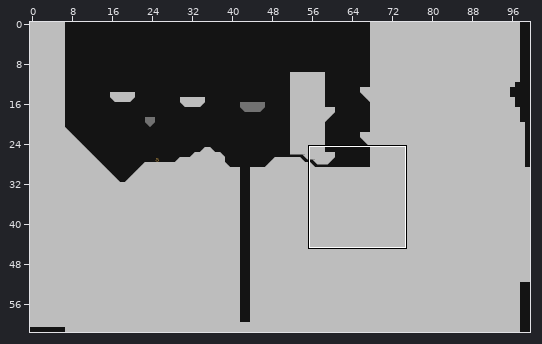
Two versions of a level (Tiled map, ld35-allturdbeast/data/testmap.tmx). Above: a wide view before the commit, with the close-up outlined.
Close-up. Before the commit:
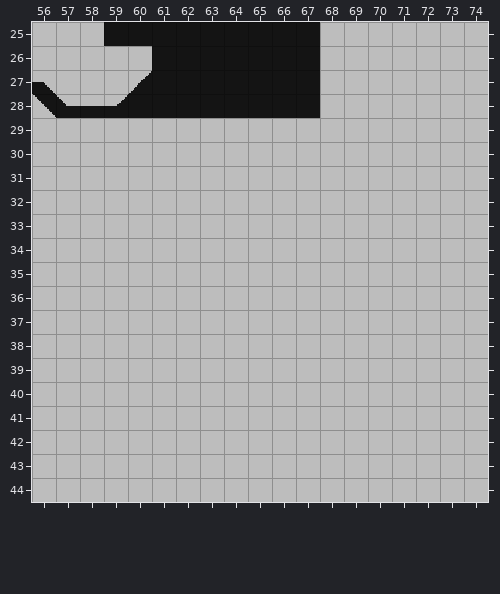
Cells are 16x16 px. Shown: x 56..74, y 25..44. The commit also changed other parts of the map, which this record leaves out.
Once edited:
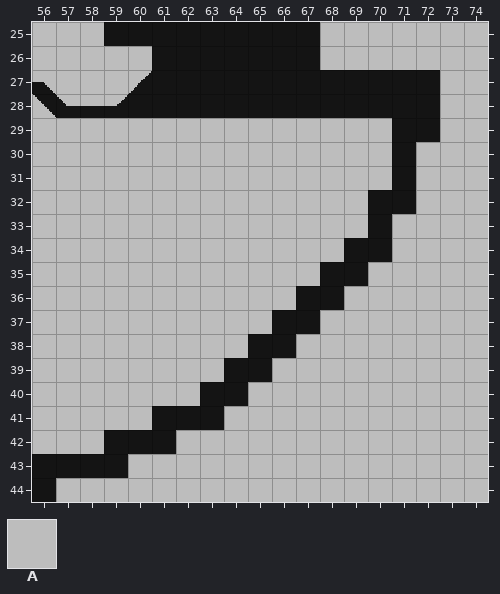
Key: from "Base": A 16.
_ is an empty cell.
The edit:
Layer "Ground":
The author cleared tile A in rows 27 to 28 at x 68 to 72; in row 29 at x 71 to 72; in rows 30 to 31 at x 71; in row 32 at x 70 to 71; in row 33 at x 70; in row 34 at x 69 to 70.
The author cleared tile A in row 35 at x 68 to 69; in row 36 at x 67 to 68; in row 37 at x 66 to 67; in row 38 at x 65 to 66; in row 39 at x 64 to 65; in row 40 at x 63 to 64.
The author cleared tile A in row 41 at x 61 to 63; in row 42 at x 59 to 61; in row 43 at x 56 to 59; in row 44 at x 56.
